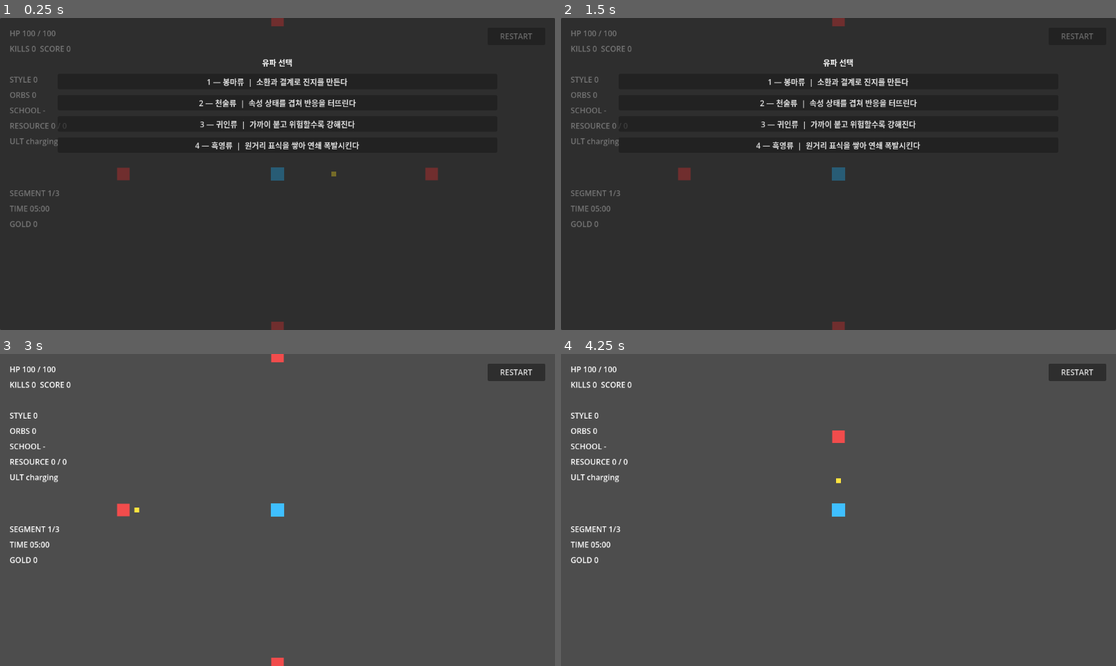
Above: before the commit, frames 1-4 (two rows, left to right).
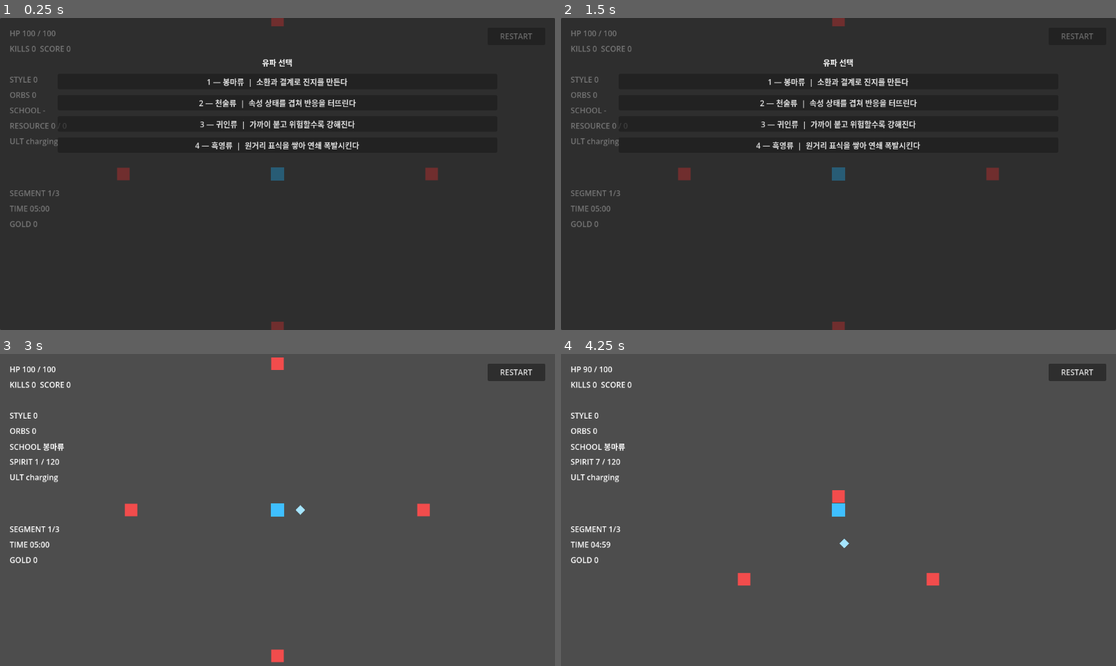
Above: after the commit, the same moments.

Repository: alsdmlals4-eng/ninja-survival-godot
Game: Godot game, scene res://scenes/main/main_scene.tscn
Two runs of this game, one before a commit and one after it. Both use one fixed random seed, a clock stepped at 60 frames per second and the inputs below.
Inputs:
- Up to frame 1 (0.25 s): no input
- Up to frame 2 (1.5 s): click "RESTART" at 0.5 s; click "RESTART" at 1.25 s
- Up to frame 3 (3 s): click "RESTART" at 2 s; click "1 — 봉마류 | 소환과 결계로 진지를 만든다" at 2.75 s
- Up to frame 4 (4.25 s): tap Enter (ui_accept) at 3.5, 3.77 s; hold Up (ui_up) from 3.53 s (still down); tap 1 at 3.6 s

The runs differ from the first frame. In frame 1, less than 0.1% of the frame differs, in the area x 59-61%, y 49-51%; in frame 2, 0.1%; in frame 3, 0.7%; in frame 4, 0.7%, in the area x 1-69%, y 4-75%.
Error before the commit: Parse Error: Cannot infer the type of "modifiers" variable because the value doesn't have a set type. (res://scripts/core/main_controller.gd:174)

Commit message:
fix: preserve run modifier return type

Diff:
--- a/scripts/core/run_build_state.gd
+++ b/scripts/core/run_build_state.gd
@@ -127,7 +127,7 @@
 	return selected_fates.has(fate_id)
 
 
-func get_modifiers():
+func get_modifiers() -> RunModifierSet:
 	return _modifiers.copy_values()
 
 
